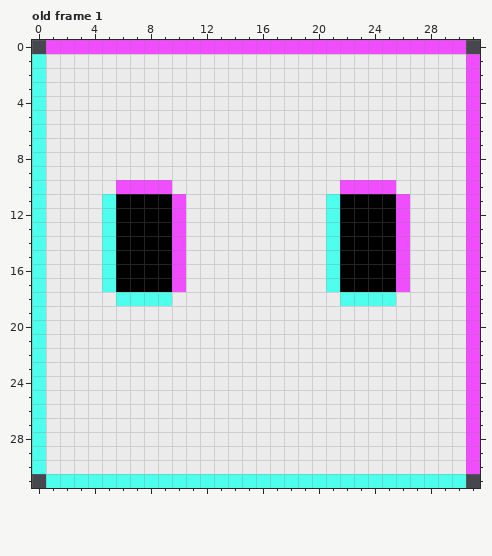
File history of a pixel-art file, My project/Assets/sprites/cube08.aseprite. Above: the version before the commit.
32x32 pixels, 1 frame. Shown: old frame 1. The commit also changed other frames, which this record leaves out.
Now the later version:
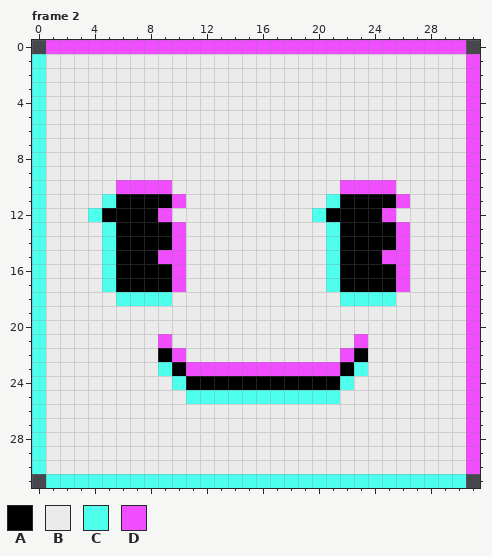
Palette (. is transparent): A #000000  B #ebebeb  C #4dffec  D #f04dff
A new or re-ordered frame is compared with the old frame closest to it.
Log entry: add cube gradeUp Func
The exact change:
frames 1 -> 16
Frame 2 is new; against old frame 1:
Colour B gives way to colour A in row 22 at x 9 and 23; in row 23 at x 10 and 22; in row 24 at x 11 to 21.
Colour C gives way to colour A in row 12 at x 5 and 21.
Colour D gives way to colour B in row 12 at x 10 and 26.
Colour B gives way to colour C in row 12 at x 4 and 20; in row 23 at x 9 and 23; in row 24 at x 10 and 22; in row 25 at x 11 to 21.
Colour A gives way to colour D in row 12 at x 9 and 25; in row 15 at x 9 and 25.
Colour B gives way to colour D in row 21 at x 9 and 23; in row 22 at x 10 and 22; in row 23 at x 11 to 21.
Where, in picture pixels (left, top, right, bottom), the same in both pictures:
changed: (88, 208, 116, 222)
changed: (158, 208, 186, 264)
changed: (312, 208, 410, 264)
changed: (158, 334, 368, 404)
